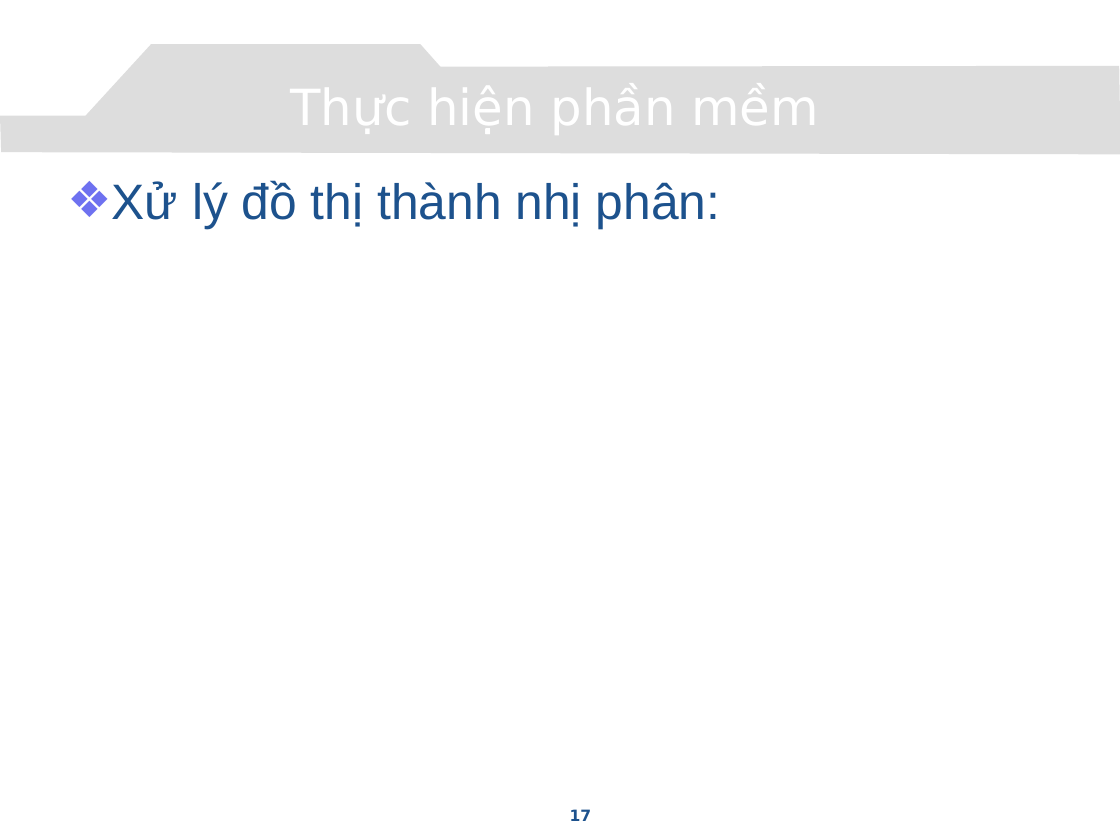
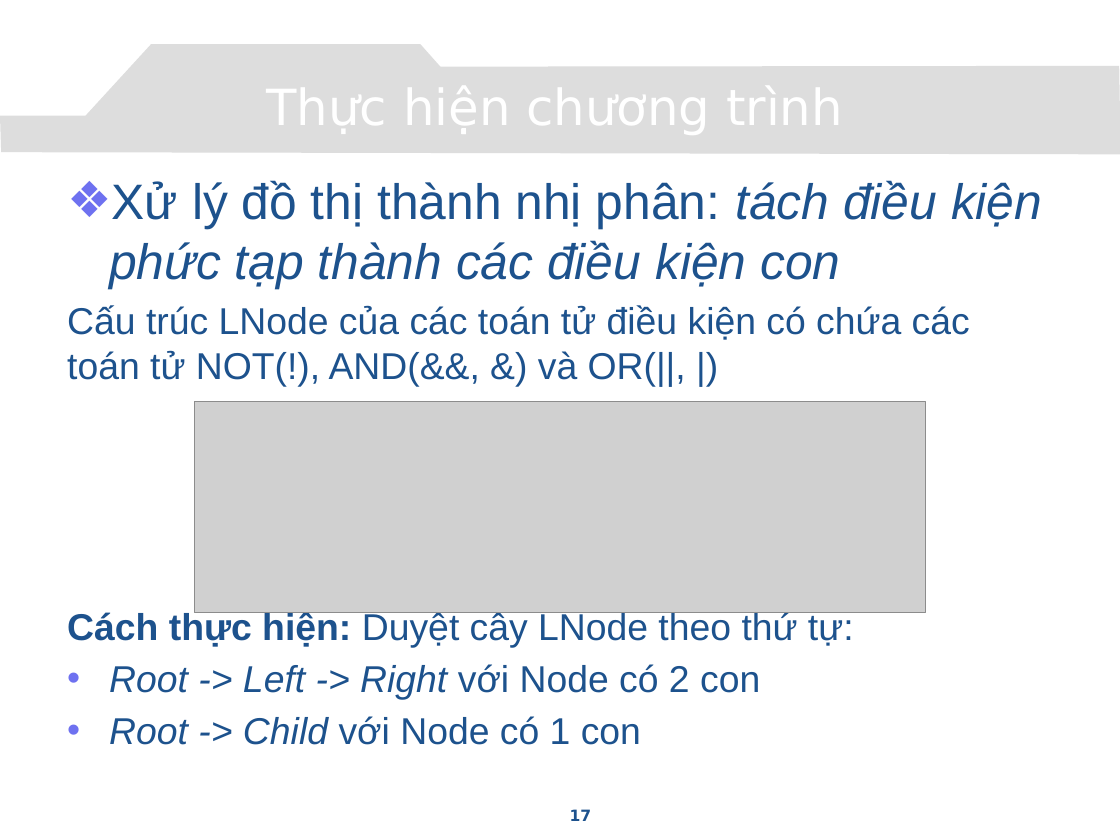
Before and after one commit to congcuong-cse/autotesting-lvtn, a slide deck: slide 17 of Document/Presentation.pptx. Drawn at 1120x840 pixels with LibreOffice and Linux fonts; fonts in the diff are those of the drawing; grey boxes stand for pictures; background and template pictures are left out. Boxes give left, top, right and bottom in pixels: in the first picture for what was removed or moved away, otherwise in the second. Text is boxed around its words. In the diff, an @@ line names an element or a change of style, - is before the commit and + after.

```diff
--- a/Document/Presentation.pptx
+++ b/Document/Presentation.pptx
@@ title at bbox=[75, 71, 1036, 140]: text changed @@
-Thực hiện phần mềm
+Thực hiện chương trình
@@ text at bbox=[67, 180, 1042, 745]: text changed; size 32 to 24 pt @@
-❖ Xử lý đồ thị thành nhị phân:
+❖ Xử lý đồ thị thành nhị phân: tách điều kiện phức tạp thành các điều kiện con
+Cấu trúc LNode của các toán tử điều kiện có chứa các toán tử NOT(!), AND(&&, &) và OR(||, |)
+Cách thực hiện: Duyệt cây LNode theo thứ tự:
+• Root -> Left -> Right với Node có 2 con
+• Root -> Child với Node có 1 con
@@ picture added at bbox=[195, 401, 926, 613] @@
```
Also in this commit, not shown: 11 other slides changed, 11 slides added.
